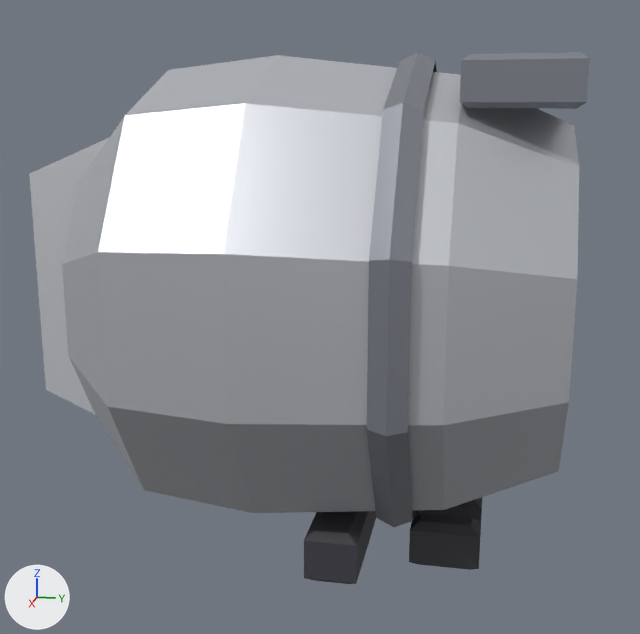
Renders of the glTF model client/public/models/armour/helm_full.glb from each side of a commit.
The view is the same before and after, from a camera (50 mm lens) standing at (1.547, -2.257, 0.414) and looking at (-0.001, -2.567, 0.027). The lights are fixed; the arrows at lower left show +X, +Y and +Z. The first picture is the older version. Vertices at exactly the same position are counted once.

Names of what the first picture shows: 'Head'.
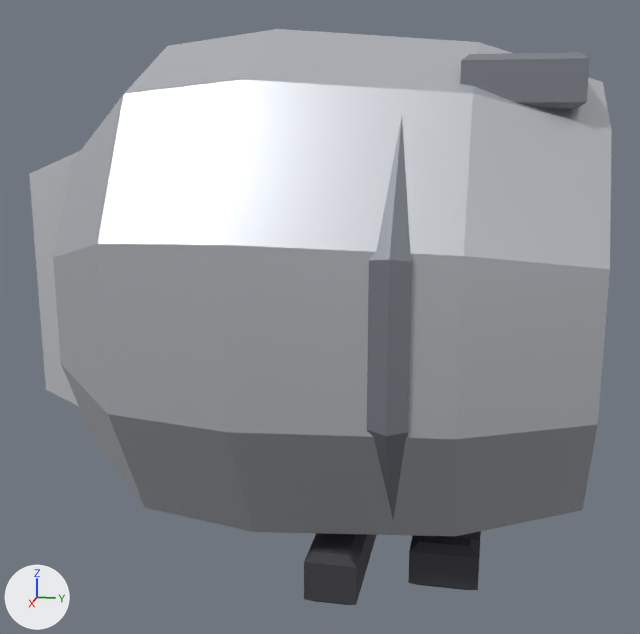
Where the change shows, as pixel boxes [x1, y1, x2, y2] in the pictures (640 x 634 px; the box of a moved part takes in the faces that stretch with it):
```json
{"object": "Head", "change": "reshaped", "before": [29, 52, 590, 584], "after": [29, 29, 612, 605], "on screen": "8% taller"}
{"part": 1, "of": "me_head", "change": "moved or reshaped", "before": [304, 511, 376, 584], "after": [304, 533, 376, 605]}
{"part": 2, "of": "me_head", "change": "moved or reshaped", "before": [415, 497, 482, 535], "after": [444, 531, 481, 556], "on screen": "mostly hidden afterwards"}
{"part": 3, "of": "me_head", "change": "moved or reshaped", "before": [409, 514, 481, 570], "after": [408, 535, 480, 590]}
{"part": 4, "of": "me_head", "change": "moved or reshaped", "before": [62, 55, 579, 513], "after": [53, 29, 612, 536]}
```

Edits to the scene script, one JSON object a line:
```json
{"block": "me_head", "where": "# used by ob_head; location = (0.0, 0.0, 0.0)"}
{"op": "remove", "block": "me_head", "code": "me_head.from_pydata(...)  # 168 vertices, 288 faces; spans x -0.344..0.344, y -3.11..-2.14, z -0.387..0.49"}
{"op": "add", "block": "me_head", "code": "me_head.from_pydata(...)  # 168 vertices, 288 faces; spans x -0.344..0.344, y -3.11..-2.1, z -0.427..0.531"}
{"block": "me_head", "change": "me_head part 1: the loose piece of 16 vertices spanning x -0.22..0.22, y -2.55..-2.46, z -0.387..-0.293 is moved by (0.0, 0.0, -0.04)"}
{"block": "me_head", "change": "me_head part 2: the loose piece of 16 vertices spanning x -0.03..0.03, y -2.38..-2.26, z -0.382..-0.298 is moved by (0.0, 0.0, -0.04)"}
{"block": "me_head", "change": "me_head part 3: the loose piece of 16 vertices spanning x 0.08..0.14, y -2.38..-2.26, z -0.382..-0.298 is moved by (0.0, 0.0, -0.04)"}
{"block": "me_head", "change": "me_head part 4: 50 of 168 vertices moved; they spanned x -0.342..0.342, y -2.96..-2.14, z -0.348..0.488 and now span x -0.342..0.342, y -2.97..-2.1, z -0.391..0.531; mean shift (0.0, 0.01, 0.0); largest move (0.0, -2.14, -0.232) -> (0.0, -2.1, -0.301)"}
{"block": "me_head", "change": "other edits to the shape of me_head do not show in these pictures"}
```
